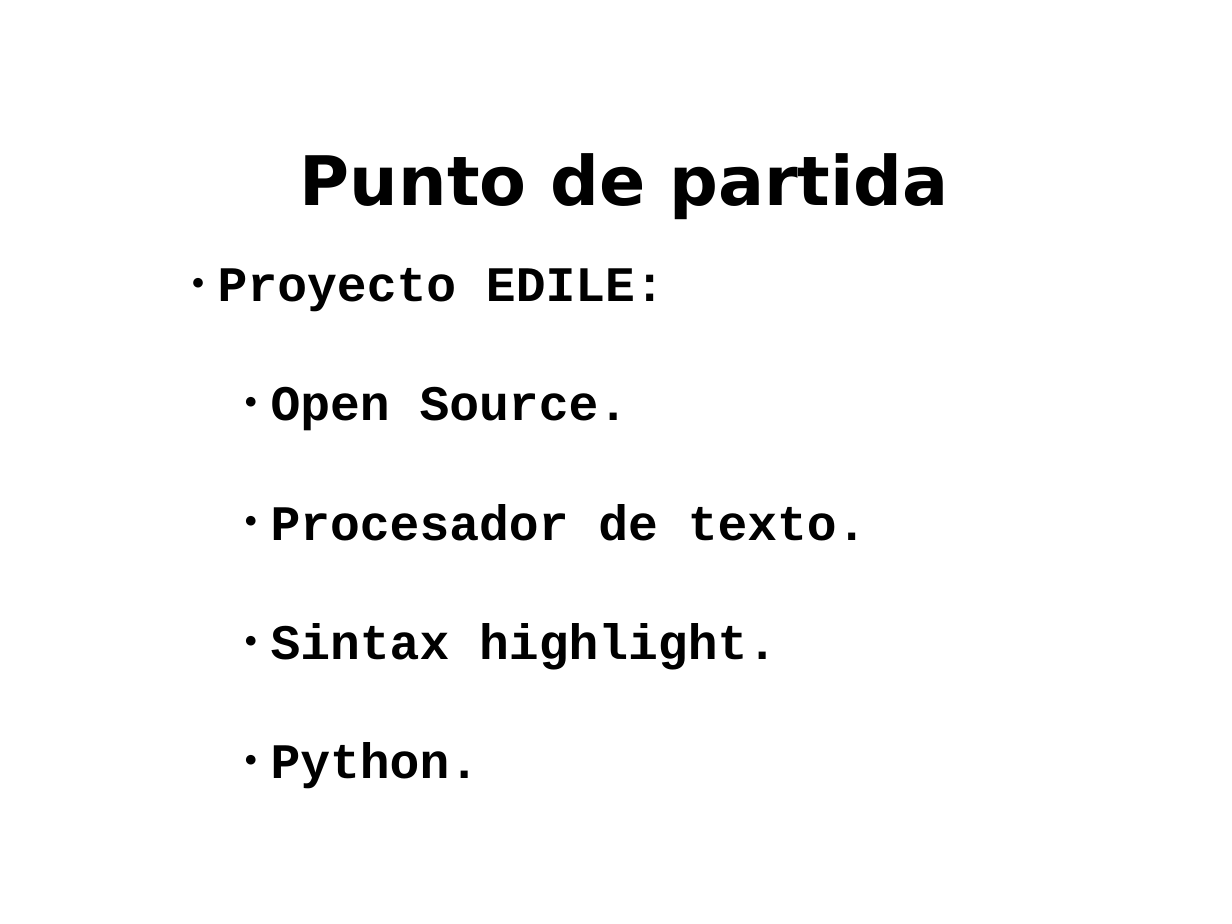
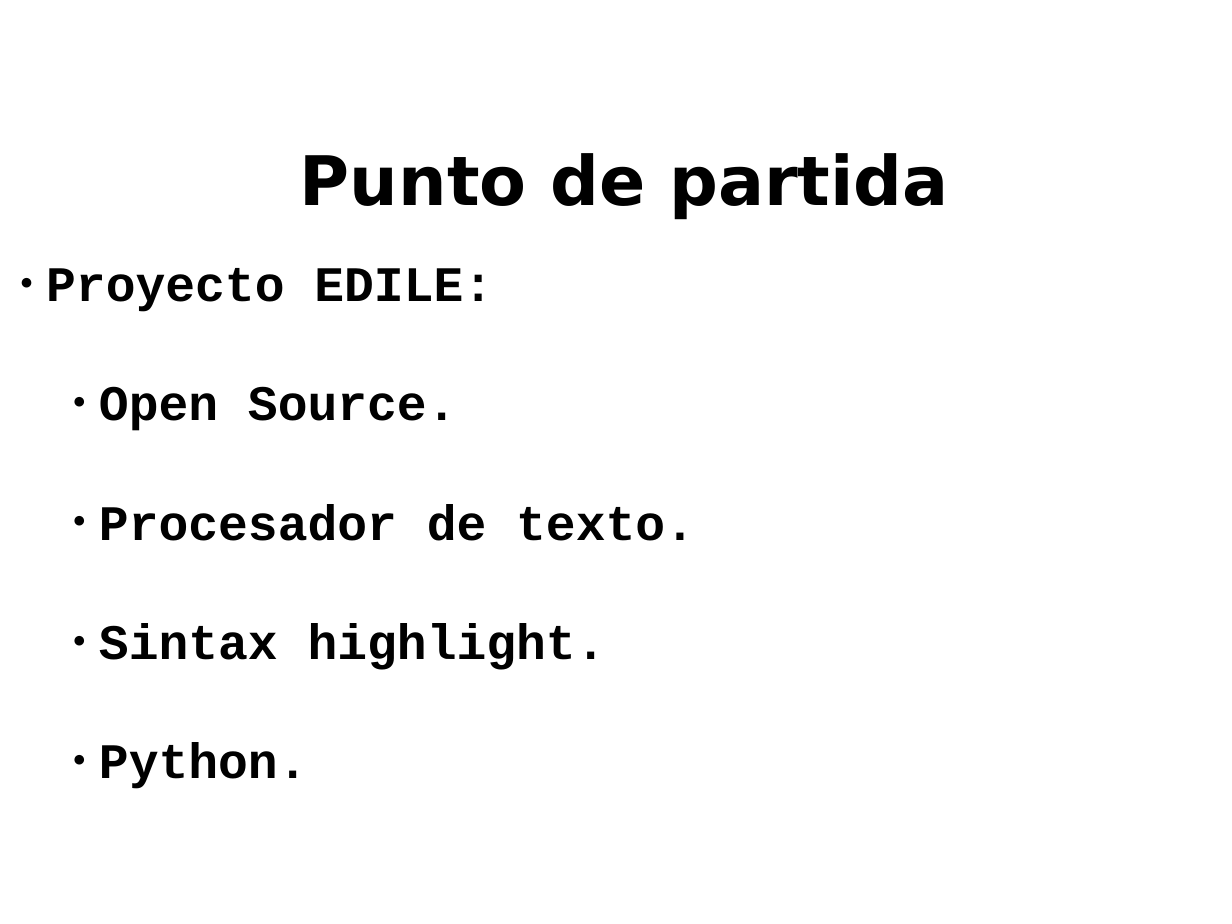
Before and after one commit to ernesto-g/tpfinalcese, a slide deck: slide 15 of presentacion/presentacion_v1.odp. Drawn at 1232x924 pixels with LibreOffice and Linux fonts; fonts in the diff are those of the drawing; background and template pictures are left out. Boxes give left, top, right and bottom in pixels: in the first picture for what was removed or moved away, otherwise in the second. Text is boxed around its words. In the diff, an @@ line names an element or a change of style, - is before the commit and + after.

```diff
--- a/presentacion/presentacion_v1.odp
+++ b/presentacion/presentacion_v1.odp
@@ text "Proyecto EDILE:": place and size @@
-text "Proyecto EDILE:" at box(218, 268, 867, 789)
+text "Proyecto EDILE:" at box(46, 268, 695, 789)
```
Also in this commit, not shown: 12 other slides changed, 2 slides added, 1 slide removed, 7 other files.
